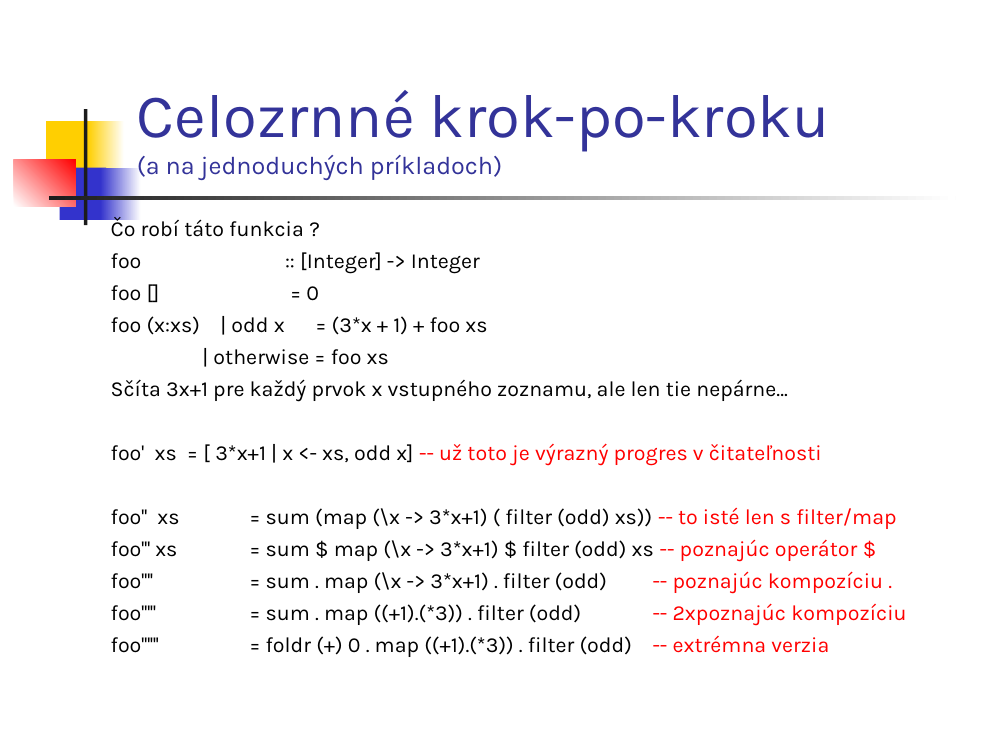
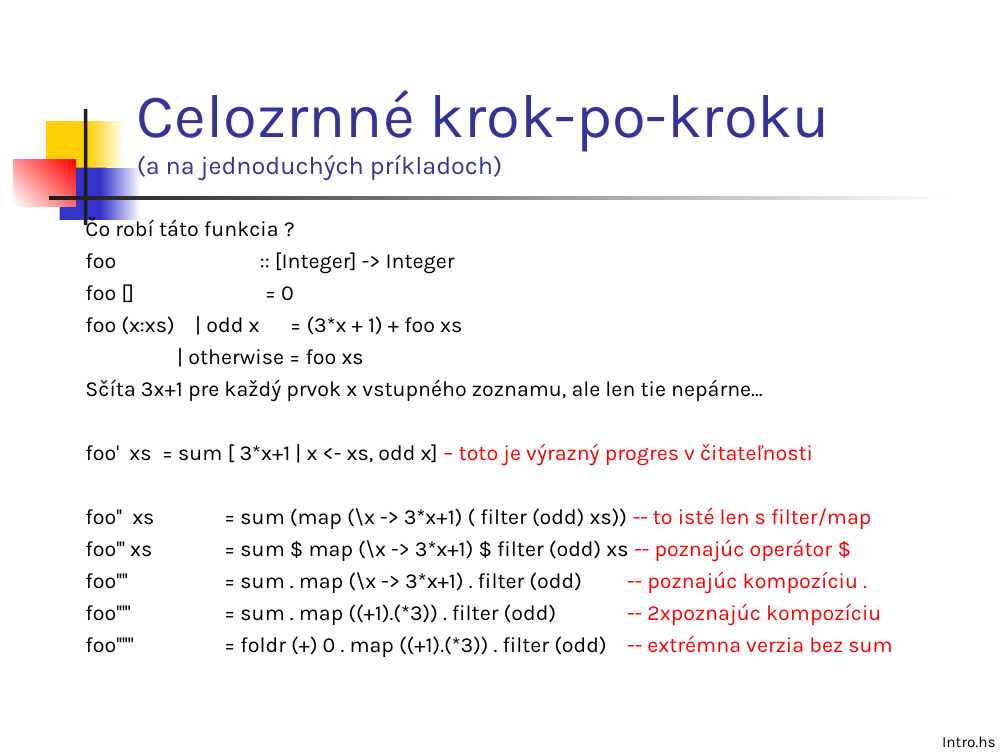
Before and after one commit to Funkcionalne/Prednasky, a slide deck: slide 6 of 03/03_fpro.ppt. Drawn at 1008x756 pixels with LibreOffice and Linux fonts; fonts in the diff are those of the drawing. Boxes give left, top, right and bottom in pixels: in the first picture for what was removed or moved away, otherwise in the second. Text is boxed around its words. In the diff, an @@ line names an element or a change of style, - is before the commit and + after.

```diff
--- a/03/03_fpro.ppt
+++ b/03/03_fpro.ppt
@@ text "Čo robí táto funkcia ?" moved from (x1=111, y1=216, x2=906, y2=657) to (x1=85, y1=216, x2=892, y2=657) @@
@@ text at (x1=85, y1=443, x2=813, y2=466): text changed @@
-foo' xs = [ 3*x+1 | x <- xs, odd x] -- už toto je výrazný progres v čitateľnosti
+foo' xs = sum [ 3*x+1 | x <- xs, odd x] – toto je výrazný progres v čitateľnosti
@@ text at (x1=240, y1=635, x2=892, y2=657): text changed @@
-foo'''''' = foldr (+) 0 . map ((+1).(*3)) . filter (odd) -- extrémna verzia
+foo'''''' = foldr (+) 0 . map ((+1).(*3)) . filter (odd) -- extrémna verzia bez sum
@@ text added at (x1=942, y1=736, x2=996, y2=747), 11 pt, text #000000 @@
+Intro.hs
```
Also in this commit, not shown: 7 other slides changed, 2 other files.
